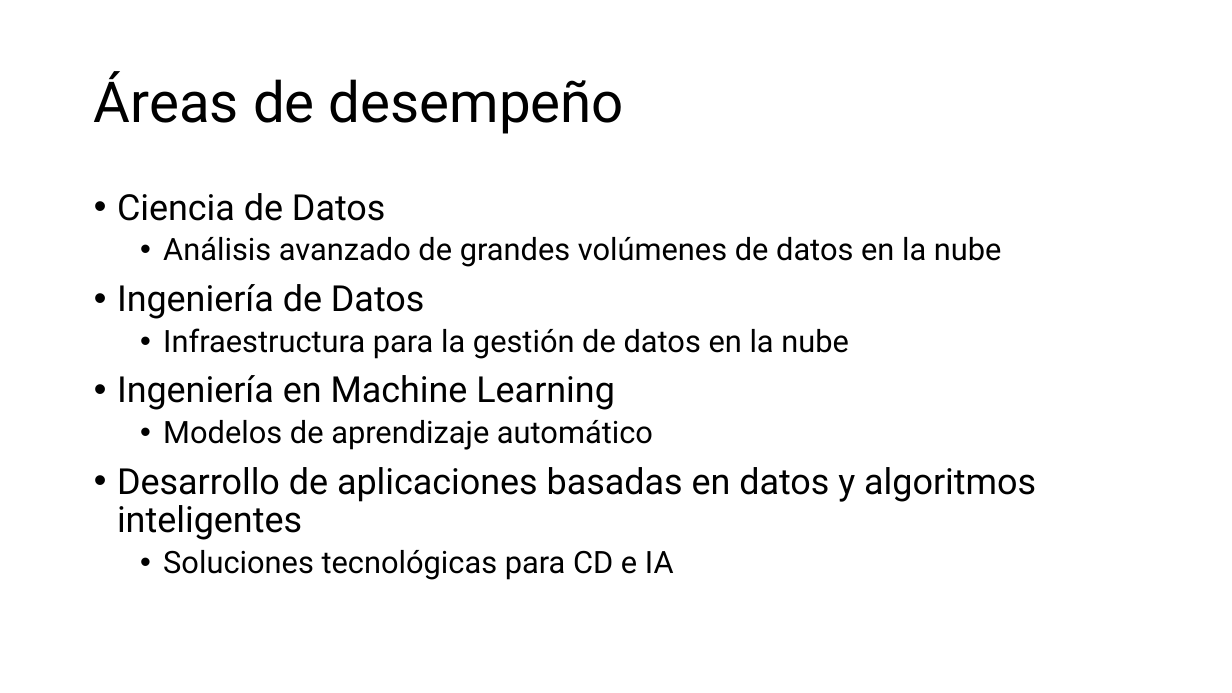
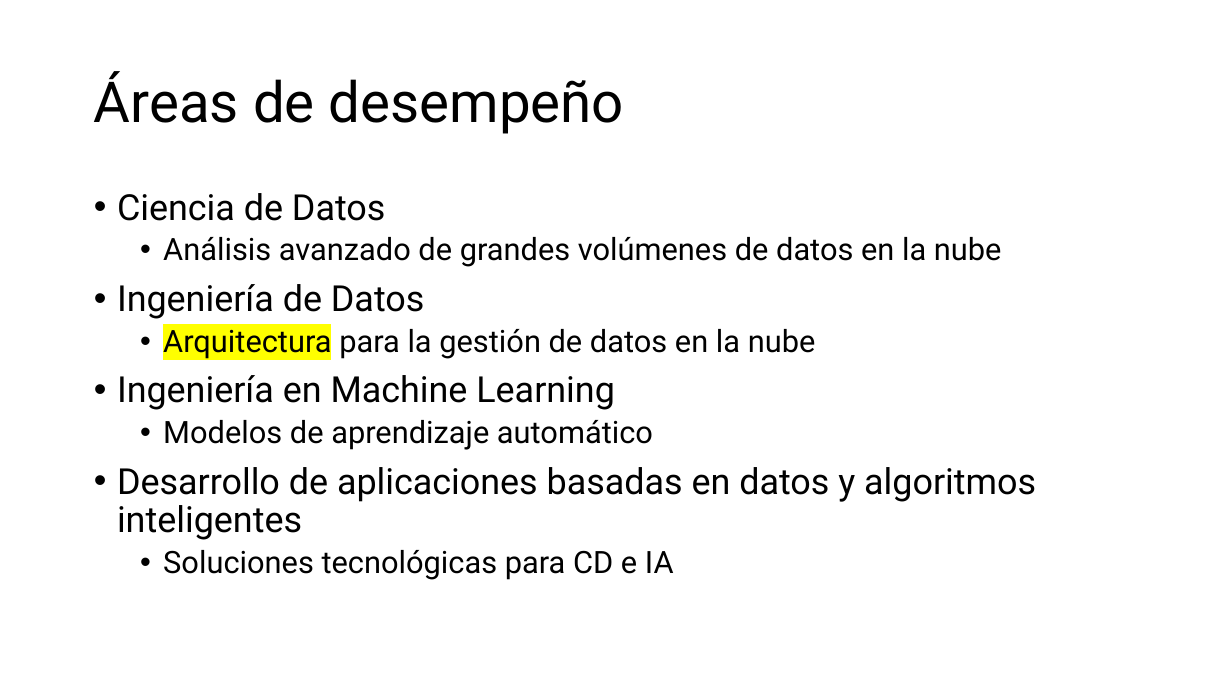
Before and after one commit to aavendan/cdia, a slide deck: slide 12 of 03 Presentación - CDIA.pptx. Drawn at 1232x693 pixels with LibreOffice and Linux fonts; fonts in the diff are those of the drawing. Boxes give left, top, right and bottom in pixels: in the first picture for what was removed or moved away, otherwise in the second. Text is boxed around its words. In the diff, an @@ line names an element or a change of style, - is before the commit and + after.

```diff
--- a/03 Presentación - CDIA.pptx
+++ b/03 Presentación - CDIA.pptx
@@ text at <box>163,329,816,359</box>: text changed @@
-  • Infraestructura para la gestión de datos en la nube
+  • Arquitectura para la gestión de datos en la nube
```
Also in this commit, not shown: 1 other slide changed, 1 other file.
